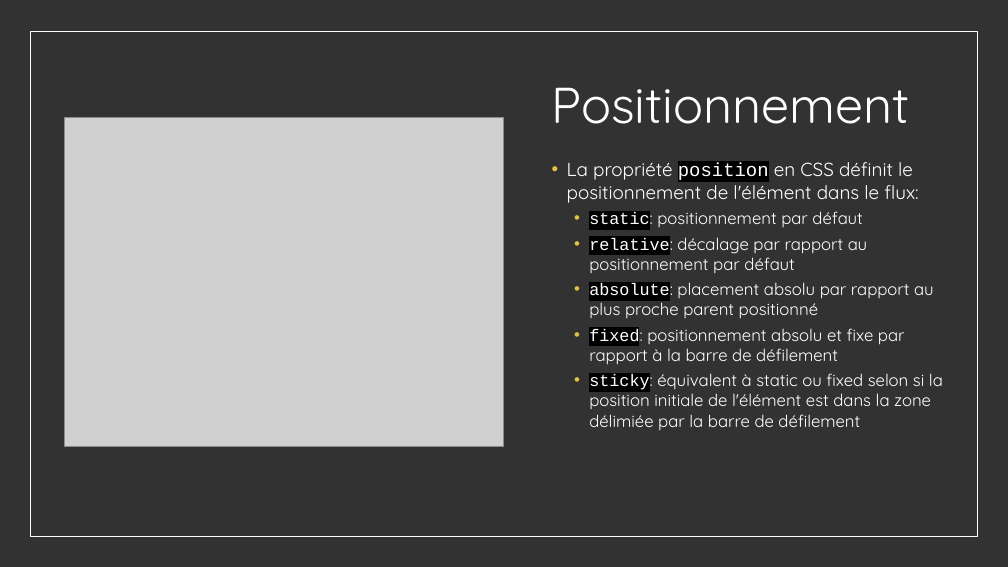
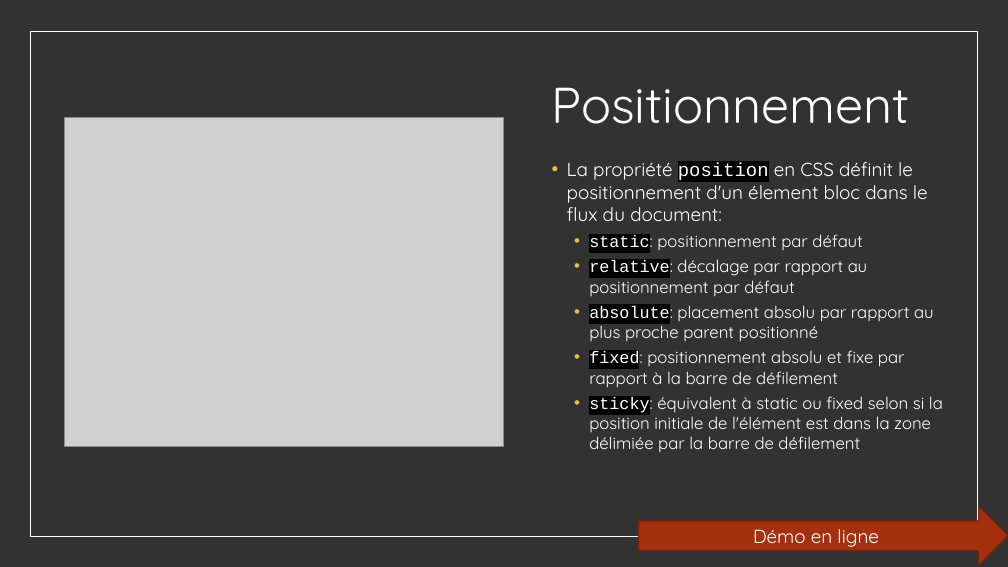
Before and after one commit to worldline/html-css-training, a slide deck: slide 11 of presenter_fr.pptx. Drawn at 1008x567 pixels with LibreOffice and Linux fonts; fonts in the diff are those of the drawing; grey boxes stand for pictures. Boxes give left, top, right and bottom in pixels: in the first picture for what was removed or moved away, otherwise in the second. Text is boxed around its words. In the diff, an @@ line names an element or a change of style, - is before the commit and + after.

```diff
--- a/presenter_fr.pptx
+++ b/presenter_fr.pptx
@@ text at (x1=567, y1=162, x2=928, y2=221): text changed @@
-• La propriété position en CSS définit le positionnement de l'élément dans le flux:
+• La propriété position en CSS définit le positionnement d'un élement bloc dans le flux du document:
@@ right arrow added at (x1=639, y1=507, x2=1008, y2=566), fill #A5300F, outline #7A240B 1 pt, 18 pt, text #FFFFFF @@
+Démo en ligne
```
Also in this commit, not shown: 4 other slides changed, 8 slides added, 18 other files.
